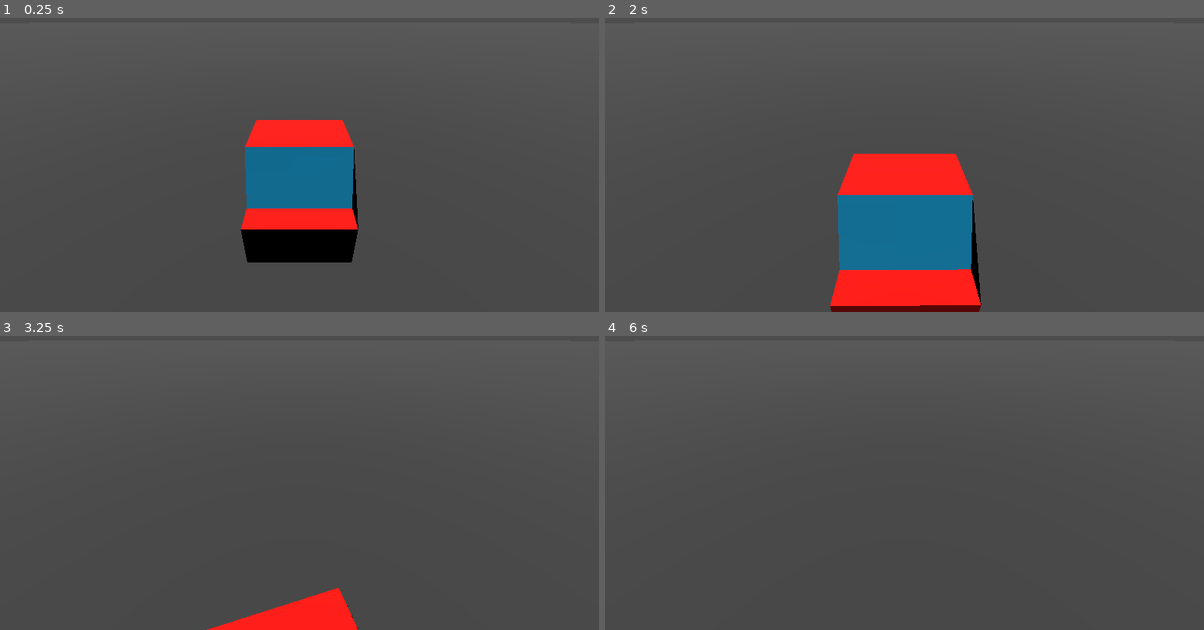
Above: before the commit, frames 1-4 (two rows, left to right).
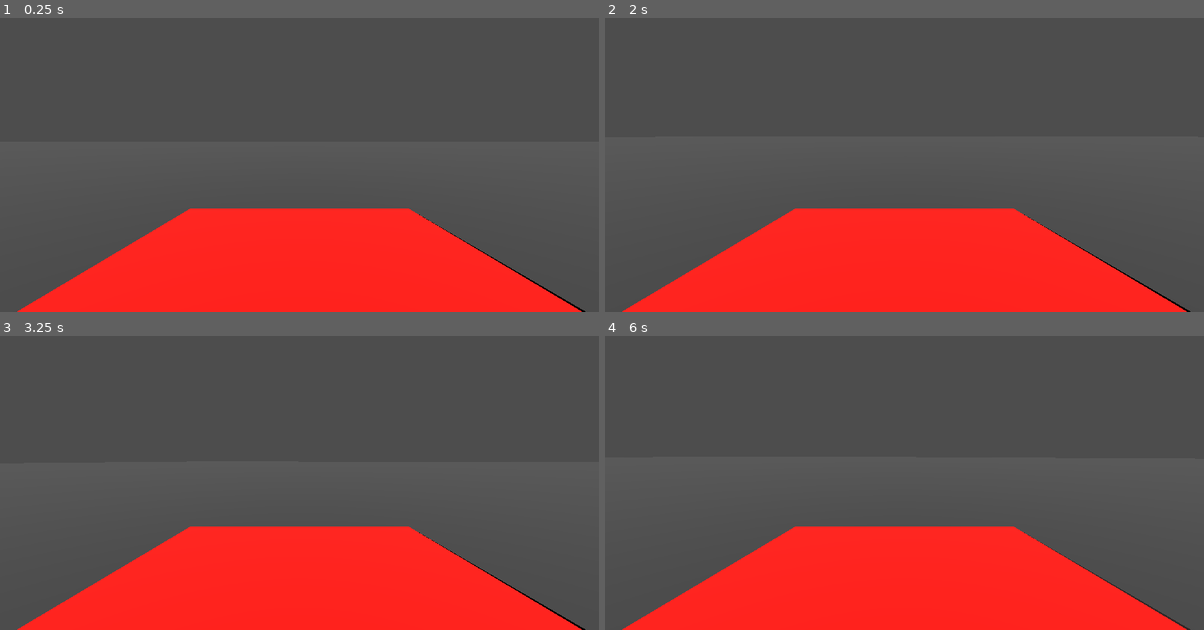
Above: after the commit, the same moments.

Repository: erdemy885/dds
Game: Godot game, scene res://game.tscn
Same seed, same stepped clock (60 frames per second), same inputs: the game is played once before the commit and once after it.
Inputs:
- Up to frame 1 (0.25 s): no input
- Up to frame 2 (2 s): hold D (right) 0.53-1.28 s; tap F (drink) at 0.6, 1.35 s; hold S (back) from 1.28 s (still down)
- Up to frame 3 (3.25 s): release S (back) at 2.03 s; hold D (right) 2.03-2.78 s; tap F (drink) at 2.1, 2.85 s; hold W (forward) from 2.78 s (still down)
- Up to frame 4 (6 s): release W (forward) at 3.53 s; hold A (left) 3.53-5.03 s; tap F (drink) every 0.75 s from 3.6 to 5.85 s; hold S (back) 5.03-5.78 s; hold D (right) from 5.78 s (still down)

The runs differ from the first frame. In frame 1, 27% of the frame differs, in the area x 2-98%, y 34-100%; in frame 2, 24%; in frame 3, 21%; in frame 4, 23%.

Commit message:
put camera at front of car

Diff:
--- a/car.tscn
+++ b/car.tscn
@@ -15,6 +15,10 @@
 albedo_texture = ExtResource("3_ebug5")
 
 [node name="car" type="VehicleBody3D"]
+mass = 80.0
+center_of_mass_mode = 1
+center_of_mass = Vector3(1, -1, 0)
+gravity_scale = 3.0
 
 [node name="CarBody" type="MeshInstance3D" parent="."]
 material_override = SubResource("StandardMaterial3D_6mykx")
--- a/game.tscn
+++ b/game.tscn
@@ -26,13 +26,9 @@
 [node name="DirectionalLight3D" type="DirectionalLight3D" parent="."]
 transform = Transform3D(1, 0, 0, 0, -4.37114e-08, 1, 0, -1, -4.37114e-08, 0, 15.5038, 0)
 
-[node name="Camera3D" type="Camera3D" parent="."]
-transform = Transform3D(-3.78552e-08, 0.5, -0.866025, 2.18557e-08, 0.866025, 0.5, 1, 1.95399e-14, -4.37114e-08, -9, 10, 0)
+[node name="car" parent="." instance=ExtResource("1_h3wr8")]
+transform = Transform3D(1, 0, 0, 0, 1, 0, 0, 0, 1, 0, 3.88074, 0)
+script = ExtResource("2_eqe7c")
 
-[node name="player" parent="." instance=ExtResource("1_h3wr8")]
-transform = Transform3D(1, 0, 0, 0, 1, 0, 0, 0, 1, 0, 4.72397, 0)
-mass = 80.0
-center_of_mass_mode = 1
-center_of_mass = Vector3(1, -1, 0)
-gravity_scale = 3.0
-script = ExtResource("2_eqe7c")
+[node name="Camera3D" type="Camera3D" parent="car"]
+transform = Transform3D(-4.37114e-08, 0, -1, 0, 1, 0, 1, 0, -4.37114e-08, 0, 1, 0)
Binary file added: assets/models/medium_building_BuildingRed.png
Not shown, added: assets/models/medium_building_BuildingRed.png.import
Binary file added: assets/models/medium_building_WindowTextureLit.png
Not shown, added: assets/models/medium_building_WindowTextureLit.png.import
Binary file added: assets/models/medium_building_WindowTextureUnlit.png
Not shown, added: assets/models/medium_building_WindowTextureUnlit.png.import
Binary file added: assets/models/short_building_BuildingRed.png
Not shown, added: assets/models/short_building_BuildingRed.png.import
Binary file added: assets/models/short_building_WindowTextureLit.png
Not shown, added: assets/models/short_building_WindowTextureLit.png.import
Binary file added: assets/models/short_building_WindowTextureUnlit.png
Not shown, added: assets/models/short_building_WindowTextureUnlit.png.import
(and 13 more such lines)
